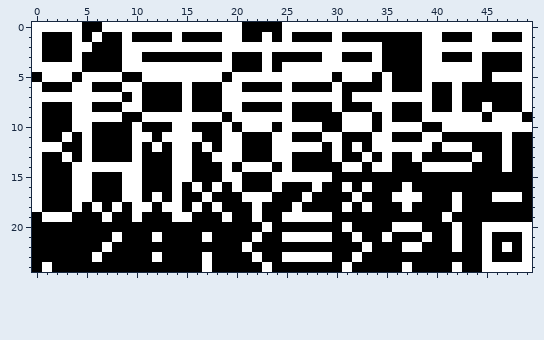
Pixel-art file, stored at Dice/assets/dmd-font.aseprite. The picture above was drawn from the file before the commit.
50x25 pixels, 1 frame.
Once edited:
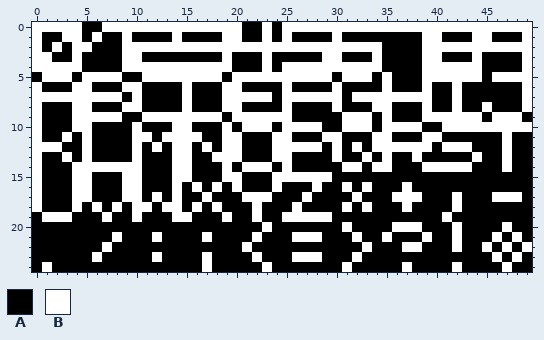
Palette (. is transparent): A #000000  B #ffffff
Change:
Changed rows in their new state; - is an unchanged pixel.
first column x 1:
 0 ----------------------B
 1 --B--------------------
 2 -B---------------------
 3 B----------------------
first column x 24:
 7 A
first column x 25:
20 --------------------AA-AA
21 A---A---------------AB-BA
23 A---A---------------AB-BA
24 --------------------AA-AA
